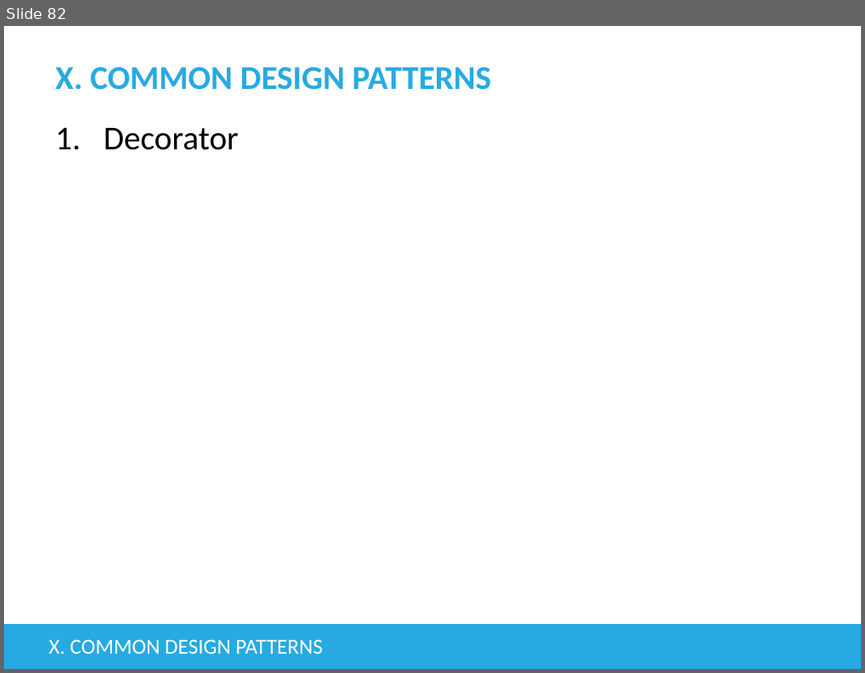
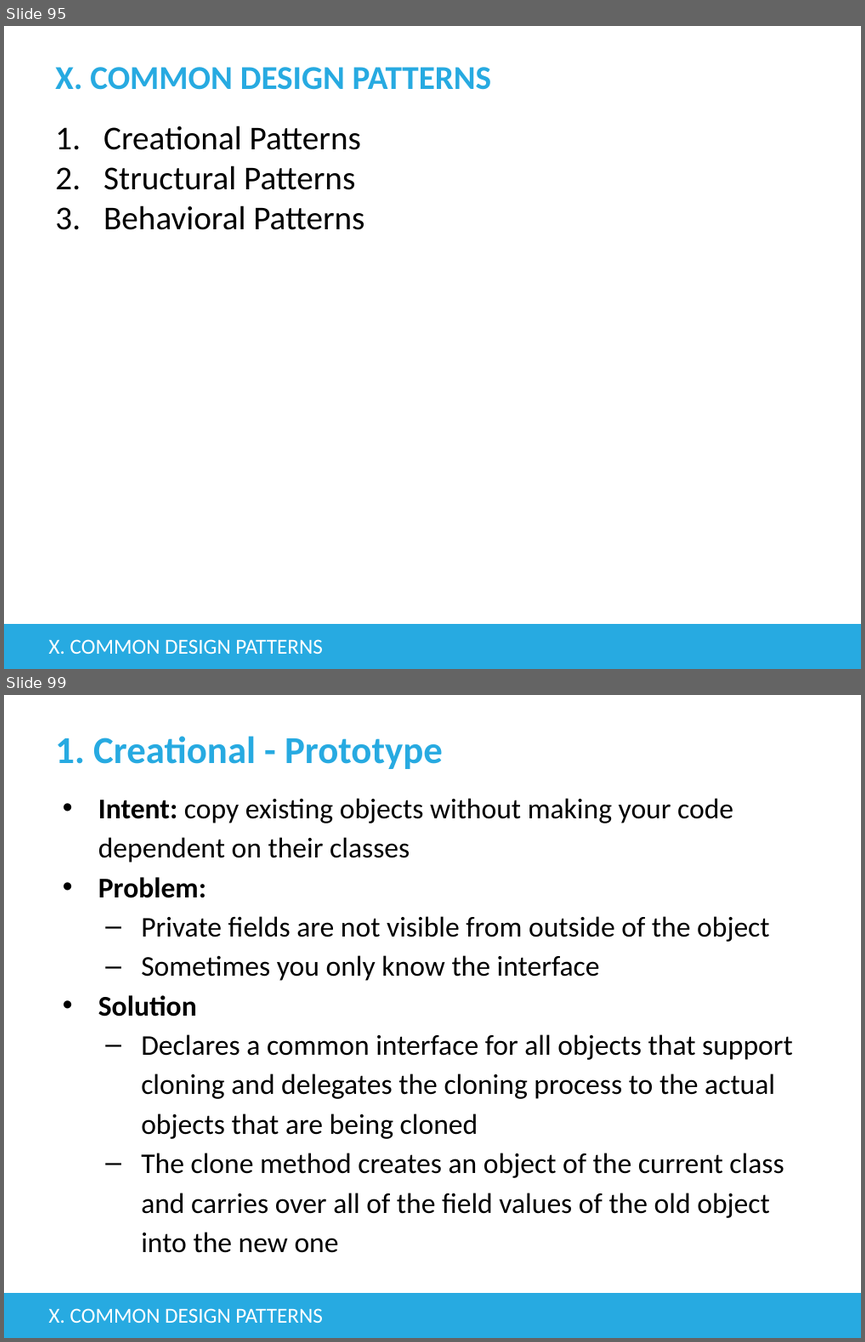
Before and after one commit to tienphat14/java-exercise, a slide deck: src/main/resources/Basic Java.pptx. Shown one above the other, each under a label of ours: slide 82 before the commit, slides 95 and 99 after it; the slides between them are not shown. The pictures are 865x673 and 865x1342 pixels, drawn with LibreOffice and Linux fonts; fonts in the diff are those of the drawing; background and template pictures are left out. Boxes give left, top, right and bottom in pixels: in the first picture for what was removed or moved away, otherwise in the second. Text is boxed around its words. In the diff, an @@ line names an element or a change of style, - is before the commit and + after.

Commit message:
common design pattern

```diff
--- a/src/main/resources/Basic Java.pptx
+++ b/src/main/resources/Basic Java.pptx
@@ slide 99 added at (4,695,861,1338), background #FFFFFF; not listed: 1 template element that a slide beside it also shows @@
@@ title added at (55,736,443,769), 32 pt, text #27AAE1, bold @@
+1. Creational - Prototype
@@ text added at (98,798,793,1253), 24 pt, text #000000 @@
+• Intent: copy existing objects without making your code dependent on their classes
+• Problem:
+  – Private fields are not visible from outside of the object
+  – Sometimes you only know the interface
+• Solution
+  – Declares a common interface for all objects that support cloning and delegates the cloning process to the actual objects that are being cloned
+  – The clone method creates an object of the current class and carries over all of the field values of the old object into the new one
@@ text added at (49,1308,322,1322), 18 pt, text #FFFFFF @@
+X. COMMON DESIGN PATTERNS
@@ what was slide 82 is now slide 95 @@
@@ slide 95 changed as well @@
@@ text at (103,125,364,230): text changed @@
-1. Decorator
+1. Creational Patterns
+2. Structural Patterns
+3. Behavioral Patterns
```
Also in this commit, not shown: 9 other slides changed, 18 other slides added, 24 other files.
